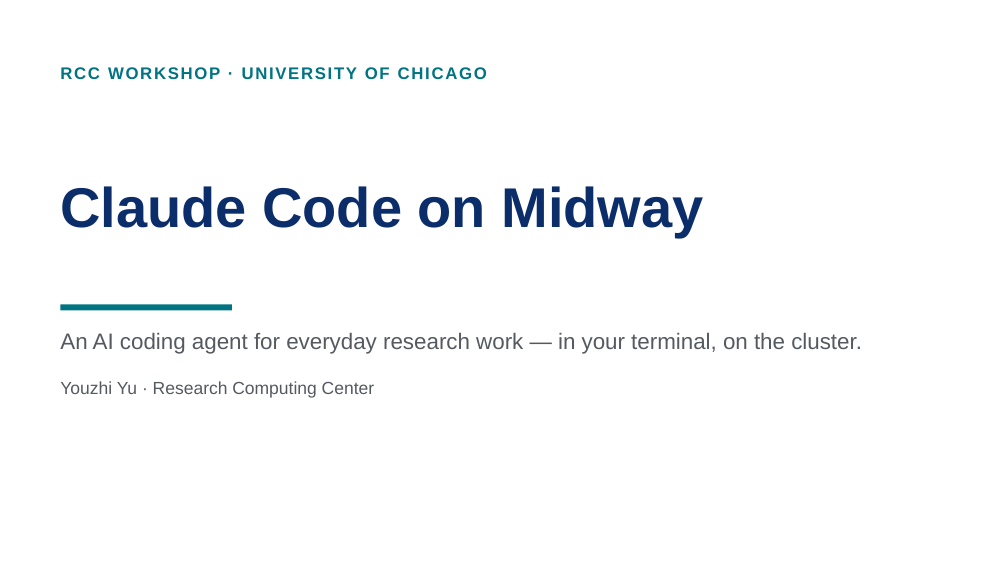
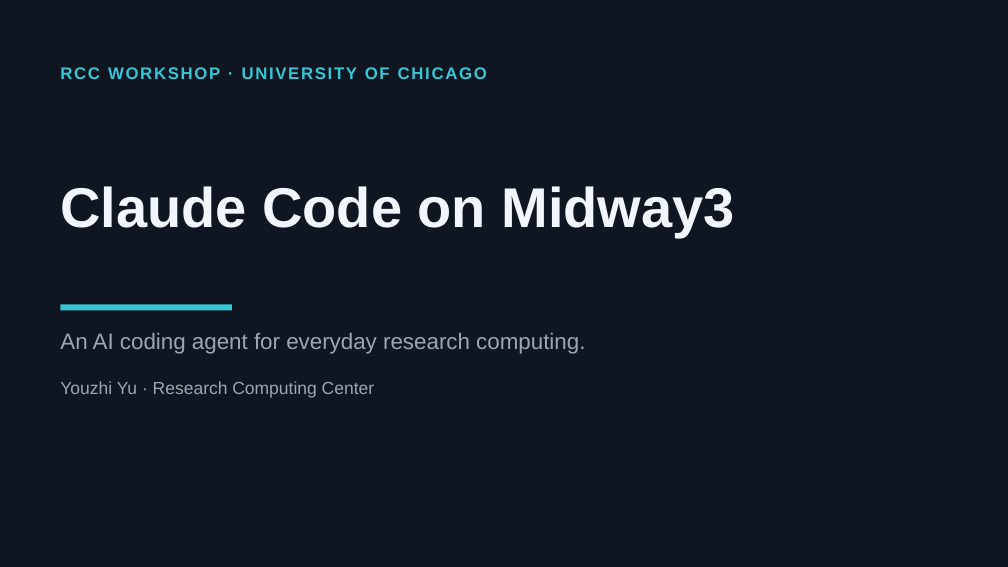
Before and after one commit to PursuitOfDataScience/uchicago-workshops, a slide deck: slide 1 of claude-code-tutorial/claude-code-tutorial.pptx. Drawn at 1008x567 pixels with LibreOffice and Linux fonts; fonts in the diff are those of the drawing. Boxes give left, top, right and bottom in pixels: in the first picture for what was removed or moved away, otherwise in the second. Text is boxed around its words. In the diff, an @@ line names an element or a change of style, - is before the commit and + after.

```diff
--- a/claude-code-tutorial/claude-code-tutorial.pptx
+++ b/claude-code-tutorial/claude-code-tutorial.pptx
@@ rectangle added at [0,0,1008,566], fill #0F1621 @@
@@ text "RCC WORKSHOP · UNIVERSITY OF ..." at [60,67,487,79]: text colour #007482 to #37C6D4 @@
@@ text at [60,186,735,237]: text changed; text colour #0B2E6B to #F2F6FC @@
-Claude Code on Midway
+Claude Code on Midway3
@@ rectangle at [60,304,232,310]: fill #007482 to #37C6D4 @@
@@ text at [60,333,585,354]: text changed; text colour #555A61 to #9BA6B4 @@
-An AI coding agent for everyday research work — in your terminal, on the cluster.
+An AI coding agent for everyday research computing.
@@ text at [60,381,374,398]: text colour #555A61 to #9BA6B4 in "Youzhi Yu · Research Computing Center" @@
```
Also in this commit, not shown: 6 other slides changed, 35 slides added, 39 slides removed, 1 other file.
